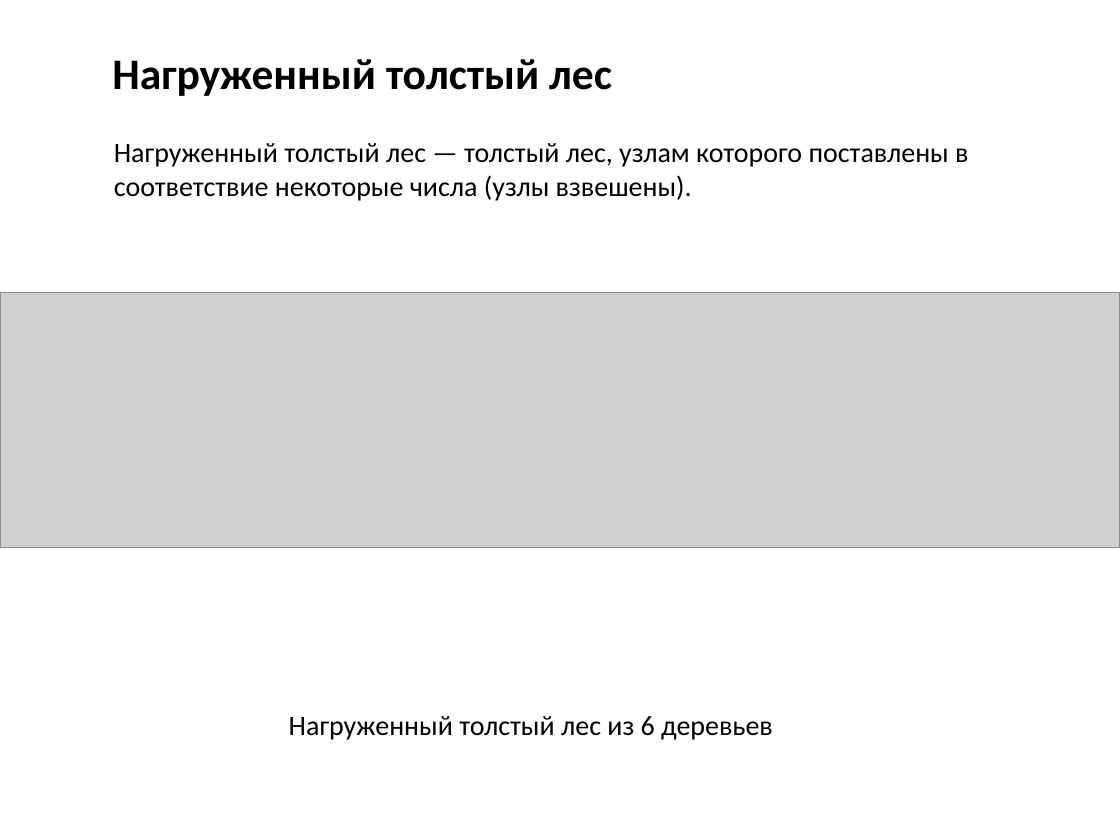
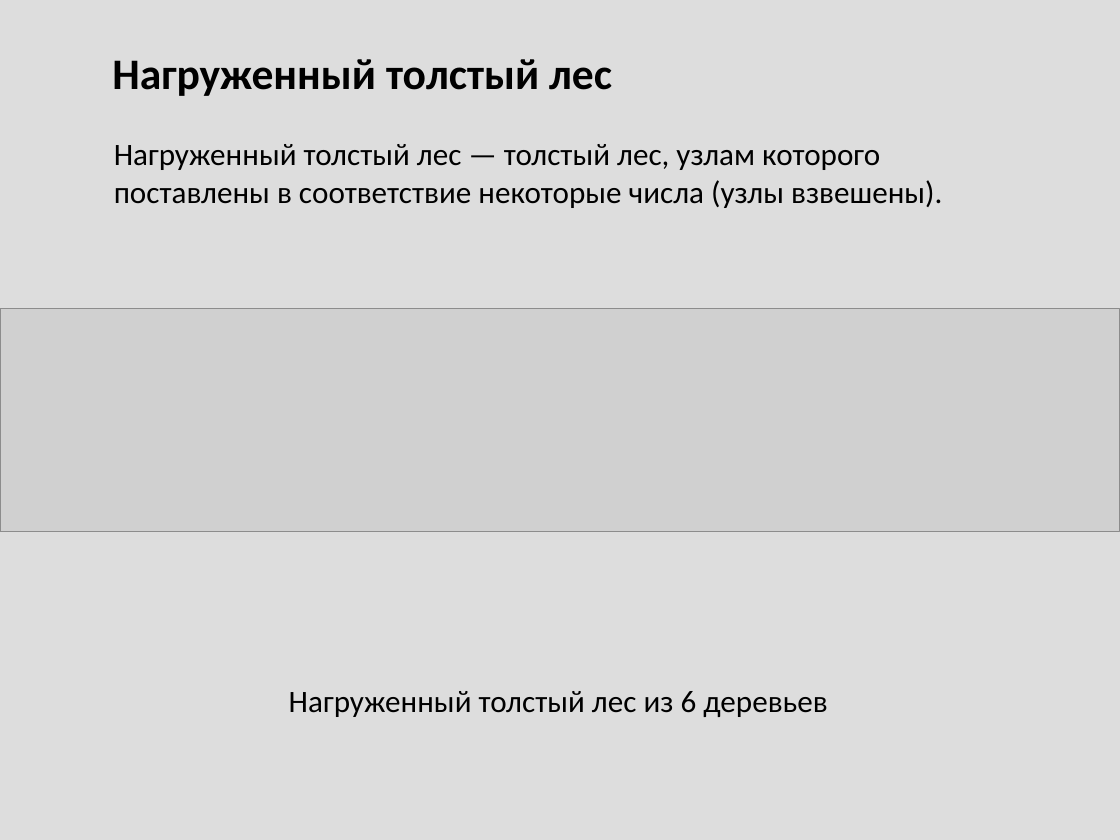
Before and after one commit to Mustang98/ThickHeap, a slide deck: slide 7 of ThickHeap_Presentation.ppsx (slide 6 before the commit). Drawn at 1120x840 pixels with LibreOffice and Linux fonts; fonts in the diff are those of the drawing; grey boxes stand for pictures. Boxes give left, top, right and bottom in pixels: in the first picture for what was removed or moved away, otherwise in the second. Text is boxed around its words. In the diff, an @@ line names an element or a change of style, - is before the commit and + after.

```diff
--- a/ThickHeap_Presentation.ppsx
+++ b/ThickHeap_Presentation.ppsx
@@ background #FFFFFF to #DDDDDD @@
@@ text "Нагруженный толстый лес — толстый ..." at (x1=114, y1=144, x2=942, y2=208): size 18 to 20 pt @@
@@ picture resized from (x1=0, y1=292, x2=1120, y2=547) to (x1=0, y1=308, x2=1120, y2=532) @@
@@ text "Нагруженный толстый лес из 6 ..." at (x1=289, y1=691, x2=827, y2=717): size 18 to 20 pt @@
@@ text "Нагруженный толстый лес из 6 ..." moved from (x1=289, y1=716, x2=773, y2=740) to (x1=289, y1=691, x2=827, y2=717) @@
```
Also in this commit, not shown: 15 other slides changed, 31 slides added, 2 slides removed, 2 other files.
